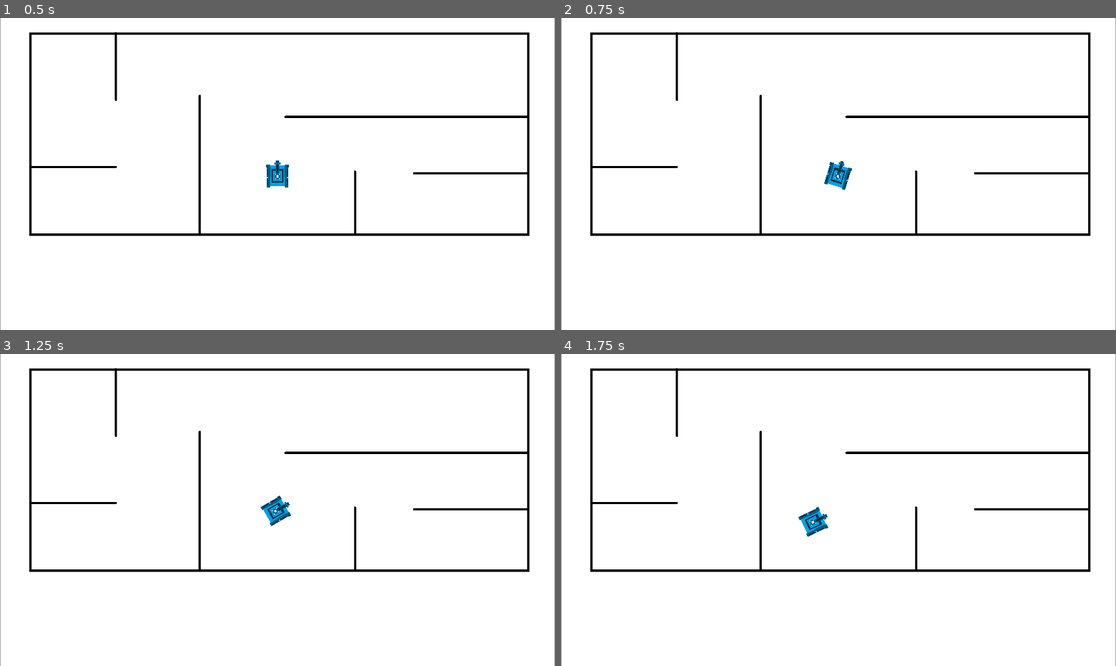
Above: before the commit, frames 1-4 (two rows, left to right).
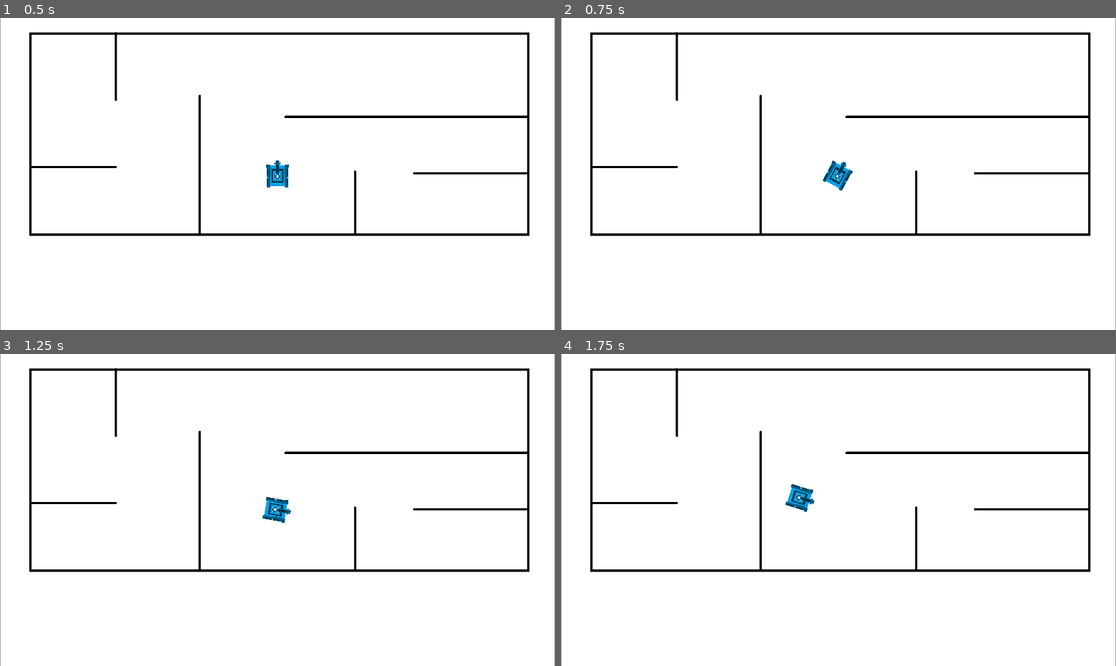
Above: after the commit, the same moments.

Repository: 615CodeStore/game615
Game: Godot game, scene res://tanker_game/war_place.tscn
Same seed, same stepped clock (60 frames per second), same inputs: the game is played once before the commit and once after it.
Inputs:
- Up to frame 1 (0.5 s): no input
- Up to frame 2 (0.75 s): tap Enter at 0.5 s; hold D (tanker_turn_right) from 0.53 s (still down)
- Up to frame 3 (1.25 s): keep holding D (tanker_turn_right)
- Up to frame 4 (1.75 s): release D (tanker_turn_right) at 1.28 s; hold S (tanker_move_back) from 1.28 s (still down)

Frame 1 is identical in both runs. In frame 2, 0.2% of the frame differs, in the area x 47-53%, y 45-56%; in frame 3, 0.3%; in frame 4, 0.6%, in the area x 40-49%, y 41-59%.

Commit message:
chore: 更改了坦克的移动属性
坦克的移动速度speed和坦克的转向速度rotation_speed的参数更改

Diff:
--- a/tanker_game/script/tanker_body.gd
+++ b/tanker_game/script/tanker_body.gd
@@ -1,7 +1,7 @@
 extends CharacterBody2D
 
-@export var speed = 400
-@export var rotation_speed = 1.5
+@export var speed = 600
+@export var rotation_speed = 2.5
 
 var rotation_direction = 0
 
